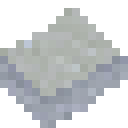
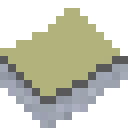
Layers edited between the first and the second 128 × 128 image:
"Pasted Layer": blend soft light → normal over [0, 8, 128, 104]
